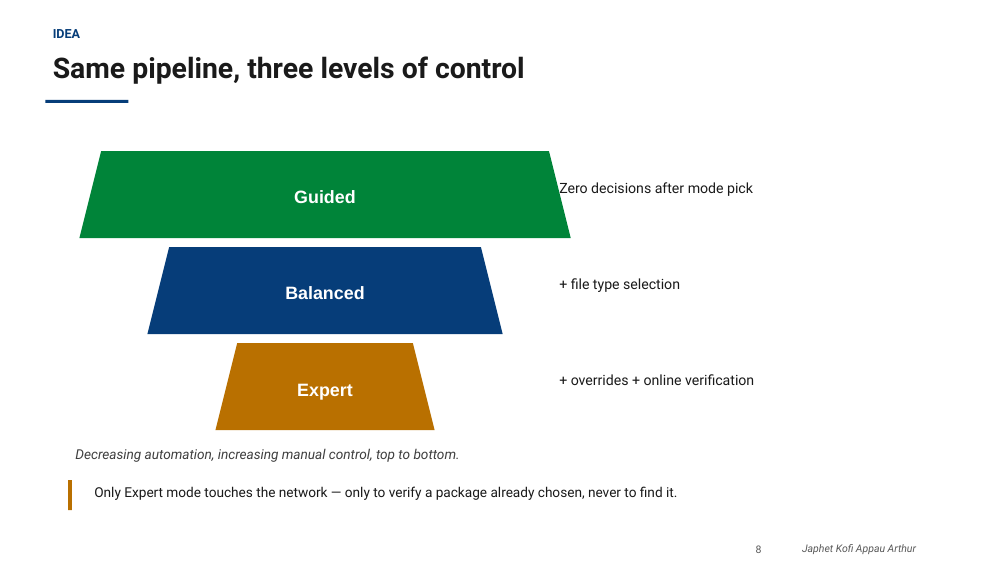
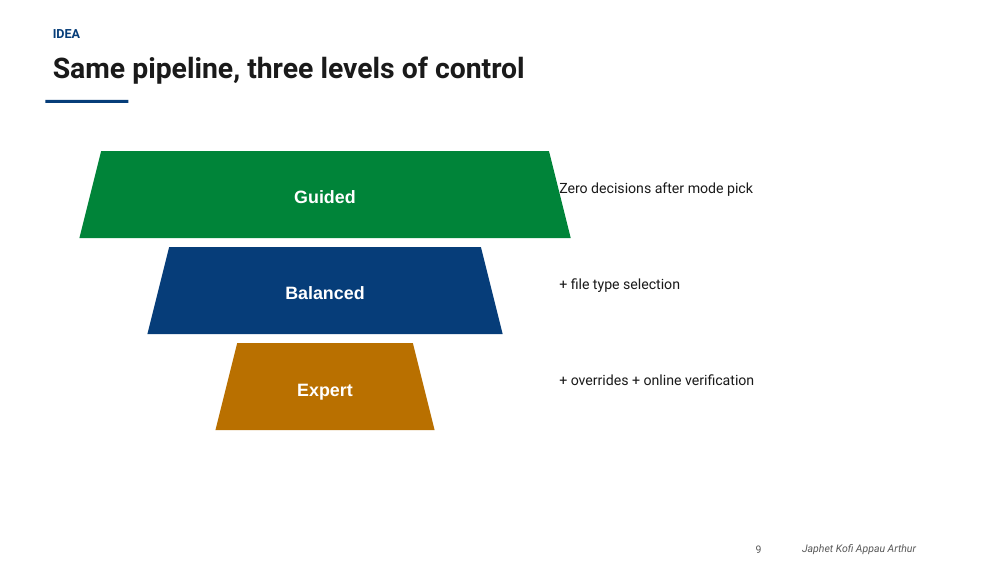
Before and after one commit to PenCoder/full-auto-migration, a slide deck: slide 9 of docs/presentation/Migration_Wizard_Praktikum_Presentation.pptx (slide 8 before the commit). Drawn at 1008x567 pixels with LibreOffice and Linux fonts; fonts in the diff are those of the drawing; background and template pictures are left out. Boxes give left, top, right and bottom in pixels: in the first picture for what was removed or moved away, otherwise in the second. Text is boxed around its words. In the diff, an @@ line names an element or a change of style, - is before the commit and + after.

```diff
--- a/docs/presentation/Migration_Wizard_Praktikum_Presentation.pptx
+++ b/docs/presentation/Migration_Wizard_Praktikum_Presentation.pptx
@@ text removed at (x1=75, y1=448, x2=460, y2=462) @@
-Decreasing automation, increasing manual control, top to bottom.
@@ rectangle removed at (x1=68, y1=480, x2=72, y2=510) @@
@@ text removed at (x1=94, y1=486, x2=677, y2=500) @@
-Only Expert mode touches the network — only to verify a package already chosen, never to find it.
@@ page number at (x1=756, y1=545, x2=762, y2=553): text changed @@
-8
+9
```
Also in this commit, not shown: 3 other slides changed, 1 slide added.
